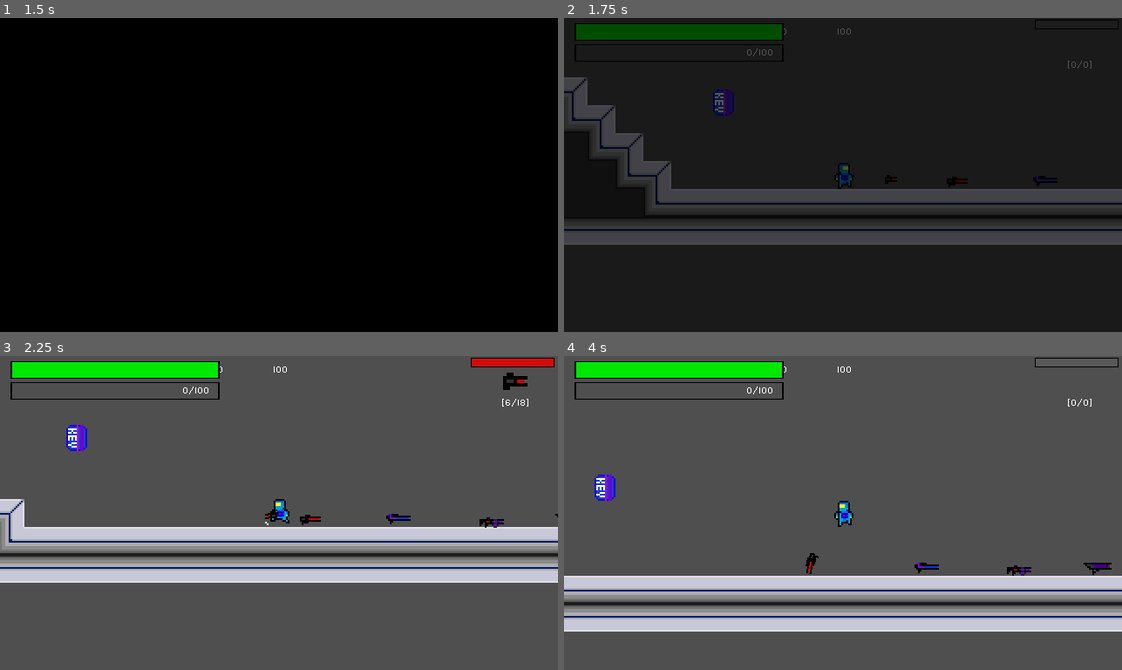
Above: before the commit, frames 1-4 (two rows, left to right).
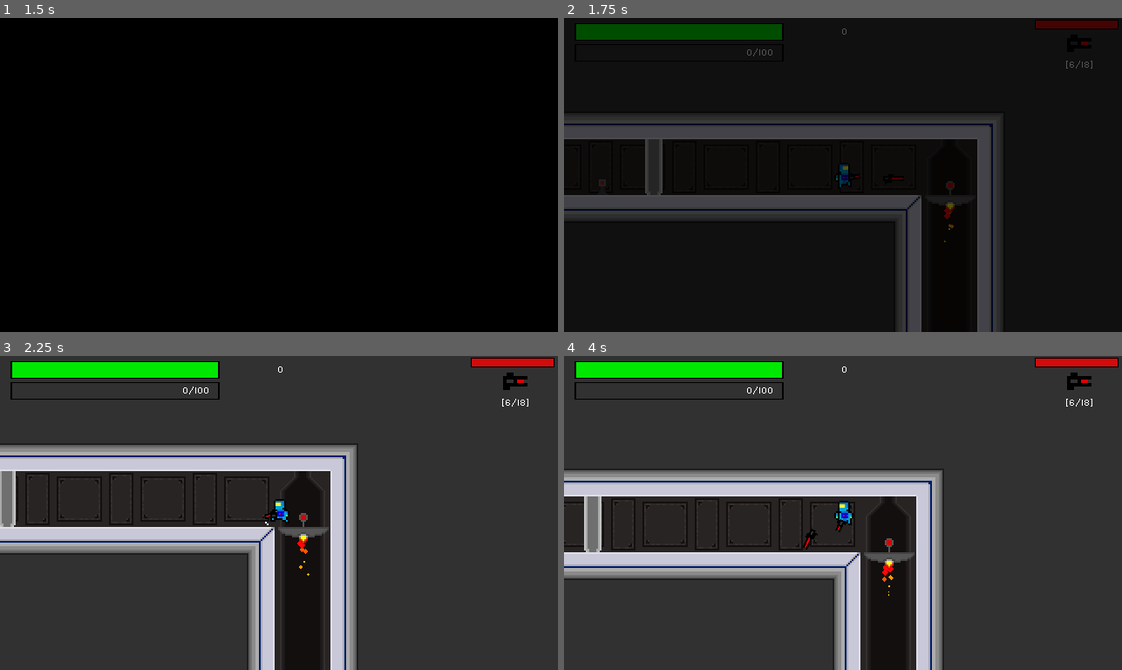
Above: after the commit, the same moments.

Repository: thomaszhou01/Astrotron
Game: Godot game, scene res://Scenes/Main.tscn
Two runs of this game, one before a commit and one after it. Both use one fixed random seed, a clock stepped at 60 frames per second and the inputs below.
Inputs (mouse positions are in pixels of both pictures, inside the frame that each line leads up to):
- Up to frame 1 (1.5 s): click (279, 262) at 0.5 s; move the mouse to (401, 159) at 1.27 s; hold D (move_right) from 1.28 s (still down); tap Q (drop) at 1.35 s
- Up to frame 2 (1.75 s): keep holding D (move_right); tap Space (jump) at 1.52 s; tap E (use) at 1.55 s
- Up to frame 3 (2.25 s): keep holding D (move_right); tap X (revive) at 2 s; move the mouse to (167, 528) at 2.02 s; tap E (use) at 2.1 s
- Up to frame 4 (4 s): tap Space (jump) at 2.27, 3.77 s; tap Q (drop) at 2.3, 3.6 s; tap X (revive) at 2.75, 3.5 s; move the mouse to (898, 443) at 2.77 s; release D (move_right) at 2.78 s; hold A (move_left) 2.78-3.53 s; tap Shift (dash) at 2.85 s; tap E (use) at 3.05 s; move the mouse to (815, 575) at 3.52 s; hold D (move_right) from 3.53 s (still down)

Frame 1 is identical in both runs. In frame 2, 22% of the frame differs, in the area x 0-100%, y 0-100%; in frame 3, 91%; in frame 4, 95%.

Commit message:
fixed gunswitch bugs

Diff:
--- a/game1/Scenes/Character.gd
+++ b/game1/Scenes/Character.gd
@@ -23,6 +23,7 @@
 var direction = 1
 var gun
 var gunHeld = 1
+var canDrop = true
 onready var animationPlayer = $AnimationPlayer
 export var speed = 100  # How fast the player will move (pixels/sec).
 export var fire_rate = 0.2
@@ -94,7 +95,8 @@
 		animationDirRight = false
 
 func _input(event):
-	switchWeapon()
+	if Input.is_action_just_pressed("switchWeapon") && object != null && object2 != null:
+		switchWeapon()
 	if Input.is_action_just_pressed("revive") && !alive:
 		SceneTransition.fadeIn()
 		yield(get_tree().create_timer(.5), "timeout")
@@ -112,23 +114,20 @@
 		alive = true
 
 func switchWeapon():
-	if Input.is_action_just_pressed("switchWeapon") && Global.gunID != null && Global.gunID2 != null:
-		if gunHeld == 1:
-			object.notUsed()
-			object2.used()
-			gunHeld = 2
-			$UI/GunSprite.region_rect.position.x = object2.getSprite()
-			$statusText/AmmoBar.getMaxAmmo(object2.clipAmmo, object2.ammo)
-			$UI/ReloadTimer.getMaxReloadTime(object2.reloadTime)
-		elif gunHeld == 2:
-			object.used()
-			object2.notUsed()
-			gunHeld = 1
-			$statusText/AmmoBar.getMaxAmmo(object.clipAmmo, object.ammo)
-			$UI/ReloadTimer.getMaxReloadTime(object.reloadTime)
-			$UI/GunSprite.region_rect.position.x = object.getSprite()
-		#make guns invisible if not main gun
-		#make sure they cant be visible and not able to shoot
+	if gunHeld == 1:
+		object.notUsed()
+		object2.used()
+		gunHeld = 2
+		$UI/GunSprite.region_rect.position.x = object2.getSprite()
+		$statusText/AmmoBar.getMaxAmmo(object2.clipAmmo, object2.ammo)
+		$UI/ReloadTimer.getMaxReloadTime(object2.reloadTime)
+	elif gunHeld == 2:
+		object.used()
+		object2.notUsed()
+		gunHeld = 1
+		$statusText/AmmoBar.getMaxAmmo(object.clipAmmo, object.ammo)
+		$UI/ReloadTimer.getMaxReloadTime(object.reloadTime)
+		$UI/GunSprite.region_rect.position.x = object.getSprite()
 
 
 func movement():
@@ -245,12 +244,9 @@
 
 
 func handFree():
-	#randomly drops both weapons unwanted
-	freeHand = true
-	if freeHand:
+	#fixed with yield in gunphysics
+	if canDrop:
 		if object != null && object2 != null:
-			print(object.held)
-			print(object2.held)
 			if gunHeld == 1:
 				object.notUsed()
 				object = null
@@ -279,6 +275,8 @@
 				Global.gunID2 = null
 				gunHeld = 1
 
+	freeHand = true
+
 
 func hit(damage, hitBy, knock, type):
 	if shield > 0 && shield >= damage:
@@ -336,8 +334,7 @@
 	#fix the pickup method
 	if body.has_method("held") && freeHand:
 		#change the changing of objects to the drop function
-		if Global.gunID == null && Global.gunID2 == null:
-			print("a")
+		if object == null && object2 == null:
 			object = body
 			Global.gunID = object
 			object.held(self)
@@ -346,15 +343,13 @@
 			$UI/ReloadTimer.getMaxReloadTime(object.reloadTime)
 			$UI/GunSprite.visible = true
 			$UI/GunSprite.region_rect.position.x = object.getSprite()
-		elif Global.gunID != null && Global.gunID2 == null:
-			print("b")
+		elif object != null && object2 == null:
 			object2 = body
 			Global.gunID2 = object2
 			object2.held(self)
 			freeHand = false
 			object2.notUsed()
-		elif Global.gunID == null && Global.gunID2 != null:
-			print("c")
+		elif object == null && object2 != null:
 			object = body
 			Global.gunID = object
 			object.held(self)
--- a/game1/Scenes/Character.tscn
+++ b/game1/Scenes/Character.tscn
@@ -415,6 +415,8 @@
 [node name="ShieldCharge" type="Timer" parent="."]
 wait_time = 5.0
 
+[node name="DropDelay" type="Timer" parent="."]
+
 [node name="Area2D" type="Area2D" parent="."]
 visible = false
 collision_mask = 70
@@ -526,6 +528,7 @@
 stream = ExtResource( 10 )
 volume_db = 5.0
 [connection signal="timeout" from="ShieldCharge" to="." method="_on_ShieldCharge_timeout"]
+[connection signal="timeout" from="DropDelay" to="." method="_on_DropDelay_timeout"]
 [connection signal="body_entered" from="Area2D" to="." method="_on_Area2D_body_entered"]
 [connection signal="body_exited" from="Area2D" to="." method="_on_Area2D_body_exited"]
 [connection signal="body_entered" from="Magnet" to="." method="_on_Magnet_body_entered"]
--- a/game1/Scenes/Interactables/nextLevelDoor.gd
+++ b/game1/Scenes/Interactables/nextLevelDoor.gd
@@ -10,13 +10,36 @@
 func _input(event):
 	if Input.is_action_just_pressed("use") && object != null:
 		var map = maps.instance()
-		if Global.gunID != null:
-			gun = load(Global.gunID)
-			var newGun = gun.instance()
-			map.add_child(newGun)
-			newGun.originallyInScene = false
-			newGun.ammo = object.object.ammo
-			newGun.clipAmmo = object.object.clipAmmo
+		if object.gunHeld == 1:
+			if Global.gunID != null:
+				gun = load(Global.gunID.filename)
+				var newGun = gun.instance()
+				map.add_child(newGun)
+				newGun.originallyInScene = false
+				newGun.ammo = object.object.ammo
+				newGun.clipAmmo = object.object.clipAmmo
+			if Global.gunID2 != null:
+				gun = load(Global.gunID2.filename)
+				var newGun = gun.instance()
+				map.add_child(newGun)
+				newGun.originallyInScene = false
+				newGun.ammo = object.object2.ammo
+				newGun.clipAmmo = object.object2.clipAmmo
+		elif object.gunHeld == 2:
+			if Global.gunID2 != null:
+				gun = load(Global.gunID2.filename)
+				var newGun = gun.instance()
+				map.add_child(newGun)
+				newGun.originallyInScene = false
+				newGun.ammo = object.object2.ammo
+				newGun.clipAmmo = object.object2.clipAmmo
+			if Global.gunID != null:
+				gun = load(Global.gunID.filename)
+				var newGun = gun.instance()
+				map.add_child(newGun)
+				newGun.originallyInScene = false
+				newGun.ammo = object.object.ammo
+				newGun.clipAmmo = object.object.clipAmmo
 		SceneTransition.fadeIn()
 		yield(get_tree().create_timer(1), "timeout")
 		get_parent().get_parent().queue_free()
--- a/game1/Scenes/Main.tscn
+++ b/game1/Scenes/Main.tscn
@@ -12,7 +12,6 @@
 script = ExtResource( 3 )
 
 [node name="Menu" parent="." instance=ExtResource( 9 )]
-devMode = true
 
 [node name="Worlds" type="Node" parent="."]
 
--- a/game1/Scenes/Maps/Map1.tscn
+++ b/game1/Scenes/Maps/Map1.tscn
@@ -24,6 +24,7 @@
 [ext_resource path="res://Resources/TileSets/Props.tres" type="TileSet" id=22]
 [ext_resource path="res://Scenes/Interactables/Chest.tscn" type="PackedScene" id=23]
 [ext_resource path="res://Scenes/Interactables/elevatorButton.tscn" type="PackedScene" id=24]
+[ext_resource path="res://Scenes/Weapons/RailGun.tscn" type="PackedScene" id=25]
 [ext_resource path="res://Scenes/Interactables/movableBox.tscn" type="PackedScene" id=26]
 [ext_resource path="res://Scenes/Interactables/ExpolosiveBarrel.tscn" type="PackedScene" id=27]
 [ext_resource path="res://Resources/TileSets/passthrough.tres" type="TileSet" id=28]
@@ -334,6 +335,9 @@
 [node name="Gun" parent="." instance=ExtResource( 3 )]
 position = Vector2( 2391.54, 1528.9 )
 
+[node name="RailGun" parent="." instance=ExtResource( 25 )]
+position = Vector2( 2415.54, 1524.68 )
+
 [node name="DisplayTextArea" parent="." instance=ExtResource( 31 )]
 position = Vector2( -70.9058, 133.447 )
 message = "An unknown alien force has overrun the station"
--- a/game1/Scenes/Maps/Map2.tscn
+++ b/game1/Scenes/Maps/Map2.tscn
@@ -73,4 +73,3 @@
 autoStart = true
 
 [node name="Character" parent="." instance=ExtResource( 3 )]
-position = Vector2( 628.132, 208.368 )
--- a/game1/Scenes/Maps/TestScene.tscn
+++ b/game1/Scenes/Maps/TestScene.tscn
@@ -176,14 +176,14 @@
 position = Vector2( 137.556, 2.5 )
 maxHP = 2000
 
+[node name="RailGun" parent="." instance=ExtResource( 7 )]
+position = Vector2( 212.318, 12.8749 )
+
 [node name="Gun" parent="." instance=ExtResource( 13 )]
 position = Vector2( 173.729, 9.21424 )
 
 [node name="MiniGun" parent="." instance=ExtResource( 10 )]
 position = Vector2( 406.086, 12.2933 )
-
-[node name="RailGun" parent="." instance=ExtResource( 7 )]
-position = Vector2( 212.318, 12.8749 )
 
 [node name="PulseCannon" parent="." instance=ExtResource( 11 )]
 position = Vector2( 262.899, 11.7538 )
--- a/game1/Scenes/Misc/nextLevelZone.gd
+++ b/game1/Scenes/Misc/nextLevelZone.gd
@@ -17,13 +17,36 @@
 func _on_nextLevelZone_body_entered(body):
 	if body.name == "Character":
 		var map = maps.instance()
-		if Global.gunID != null:
-			gun = load(Global.gunID.filename)
-			var newGun = gun.instance()
-			map.add_child(newGun)
-			newGun.originallyInScene = false
-			newGun.ammo = body.object.ammo
-			newGun.clipAmmo = body.object.clipAmmo
+		if body.gunHeld == 1:
+			if Global.gunID != null:
+				gun = load(Global.gunID.filename)
+				var newGun = gun.instance()
+				map.add_child(newGun)
+				newGun.originallyInScene = false
+				newGun.ammo = body.object.ammo
+				newGun.clipAmmo = body.object.clipAmmo
+			if Global.gunID2 != null:
+				gun = load(Global.gunID2.filename)
+				var newGun = gun.instance()
+				map.add_child(newGun)
+				newGun.originallyInScene = false
+				newGun.ammo = body.object2.ammo
+				newGun.clipAmmo = body.object2.clipAmmo
+		elif body.gunHeld == 2:
+			if Global.gunID2 != null:
+				gun = load(Global.gunID2.filename)
+				var newGun = gun.instance()
+				map.add_child(newGun)
+				newGun.originallyInScene = false
+				newGun.ammo = body.object2.ammo
+				newGun.clipAmmo = body.object2.clipAmmo
+			if Global.gunID != null:
+				gun = load(Global.gunID.filename)
+				var newGun = gun.instance()
+				map.add_child(newGun)
+				newGun.originallyInScene = false
+				newGun.ammo = body.object.ammo
+				newGun.clipAmmo = body.object.clipAmmo
 		SceneTransition.fadeIn()
 		yield(get_tree().create_timer(1), "timeout")
 		get_parent().get_parent().queue_free()
--- a/game1/Scenes/Weapons/RailGun.tscn
+++ b/game1/Scenes/Weapons/RailGun.tscn
@@ -19,14 +19,14 @@
 ammoPerClip = 10
 reloadTime = 2
 
-[node name="hitBox" type="CollisionShape2D" parent="."]
-position = Vector2( 0.015235, -0.0698052 )
-shape = SubResource( 1 )
-
 [node name="Sprite" type="Sprite" parent="."]
 texture = ExtResource( 1 )
 region_enabled = true
 region_rect = Rect2( 0, 0, 16, 16 )
+
+[node name="hitBox" type="CollisionShape2D" parent="."]
+position = Vector2( 0.015235, -0.0698052 )
+shape = SubResource( 1 )
 
 [node name="bulletpoint" type="Position2D" parent="."]
 position = Vector2( 11, -0.5 )
--- a/game1/Scenes/Weapons/gunPhysics.gd
+++ b/game1/Scenes/Weapons/gunPhysics.gd
@@ -99,6 +99,8 @@
 func _input(event):
 	if held && parent.alive:
 		if Input.is_action_just_pressed("drop") && held && used:
+			#used yield to solve problem
+			yield(get_tree().create_timer(.05), "timeout")
 			drop()
 
 
Not shown, changed: game1/.mono/metadata/ide_messaging_meta.txt
Not shown: 1 places in game1/Scenes/Maps/Map1.tscn that only renumber resources
